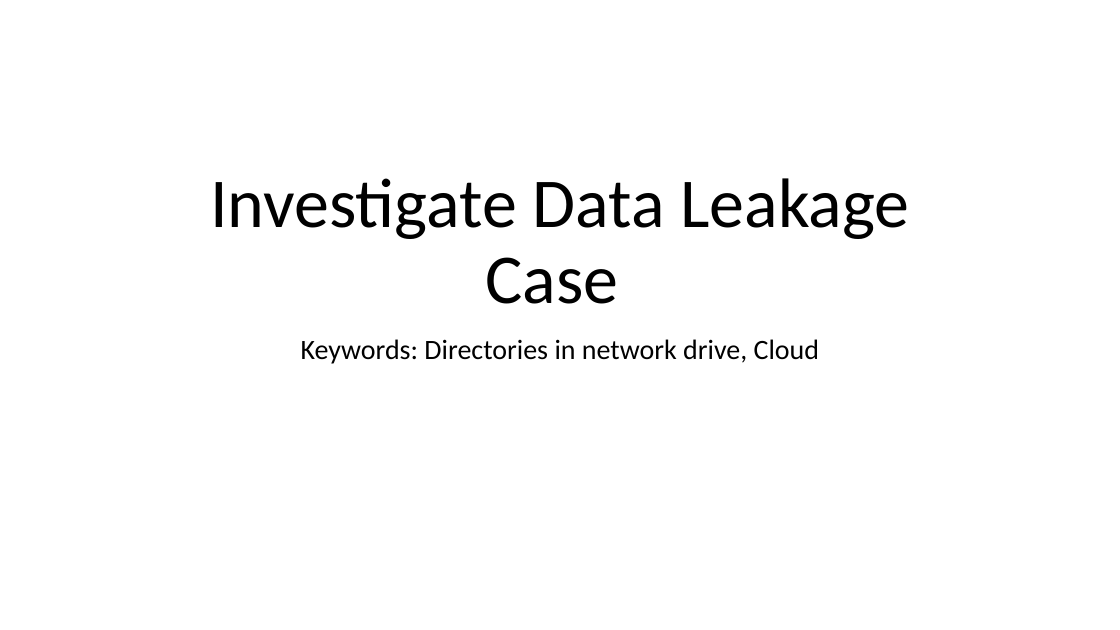
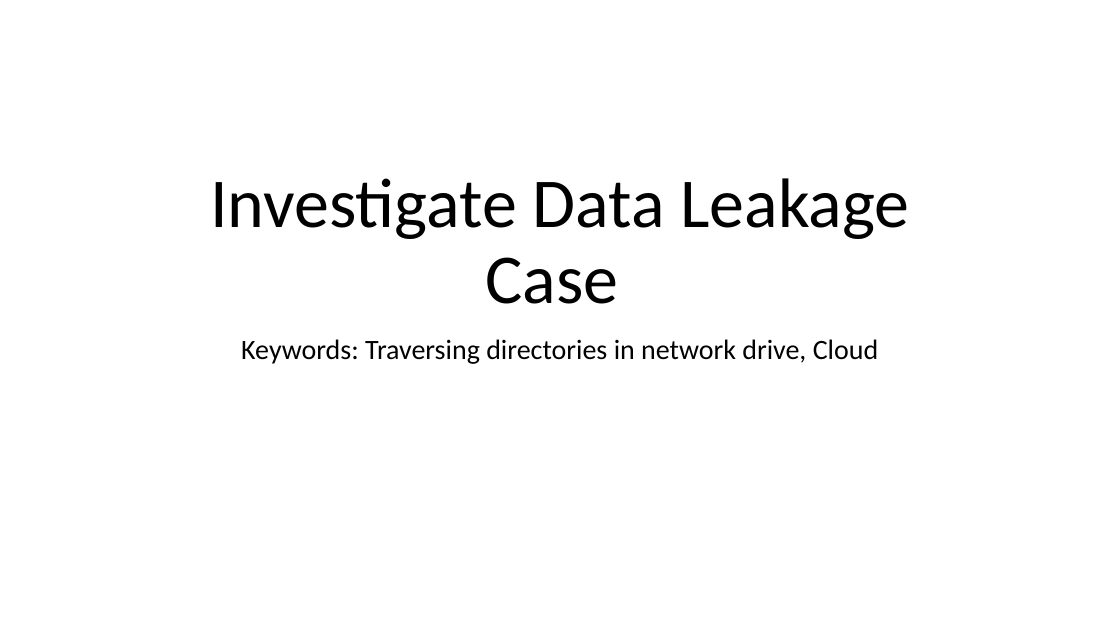
Before and after one commit to frankwxu/digital-forensics-lab, a slide deck: slide 1 of NIST_Data_Leakage_Case/NIST_Data_Leakage_07_NetworkDrive_Cloud.pptx. Drawn at 1120x630 pixels with LibreOffice and Linux fonts; fonts in the diff are those of the drawing; background and template pictures are left out. Boxes give left, top, right and bottom in pixels: in the first picture for what was removed or moved away, otherwise in the second. Text is boxed around its words. In the diff, an @@ line names an element or a change of style, - is before the commit and + after.

Commit message:
Imporve NIST data leakage: MFT and logFile analysis

```diff
--- a/NIST_Data_Leakage_Case/NIST_Data_Leakage_07_NetworkDrive_Cloud.pptx
+++ b/NIST_Data_Leakage_Case/NIST_Data_Leakage_07_NetworkDrive_Cloud.pptx
@@ subtitle at (241,339,879,364): text changed @@
-Keywords: Directories in network drive, Cloud
+Keywords: Traversing directories in network drive, Cloud
```
Also in this commit, not shown: 4 other slides changed, 3 slides added, 1 other file.
